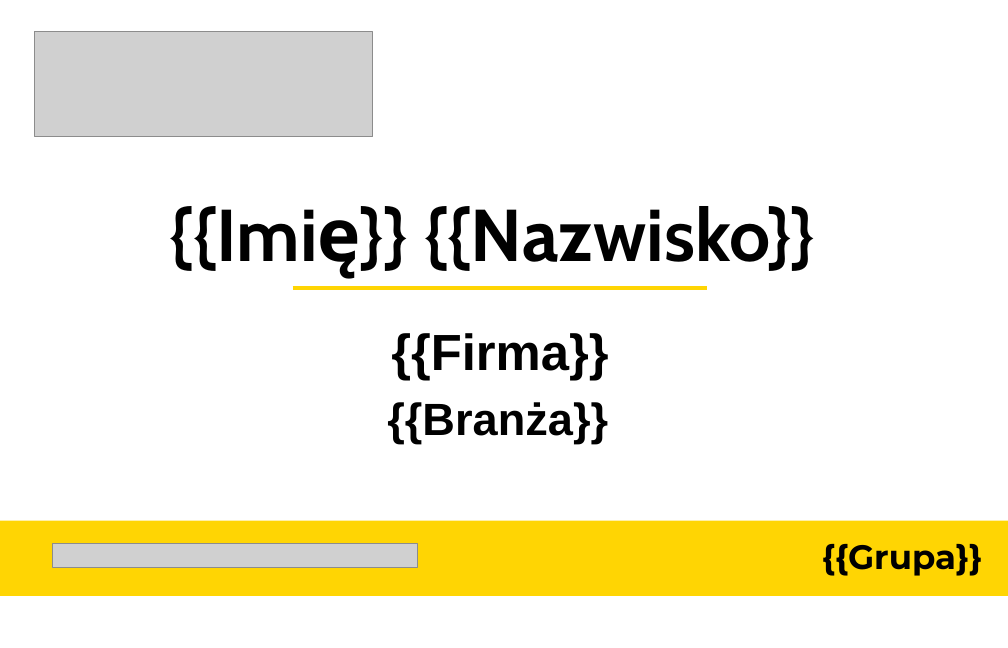
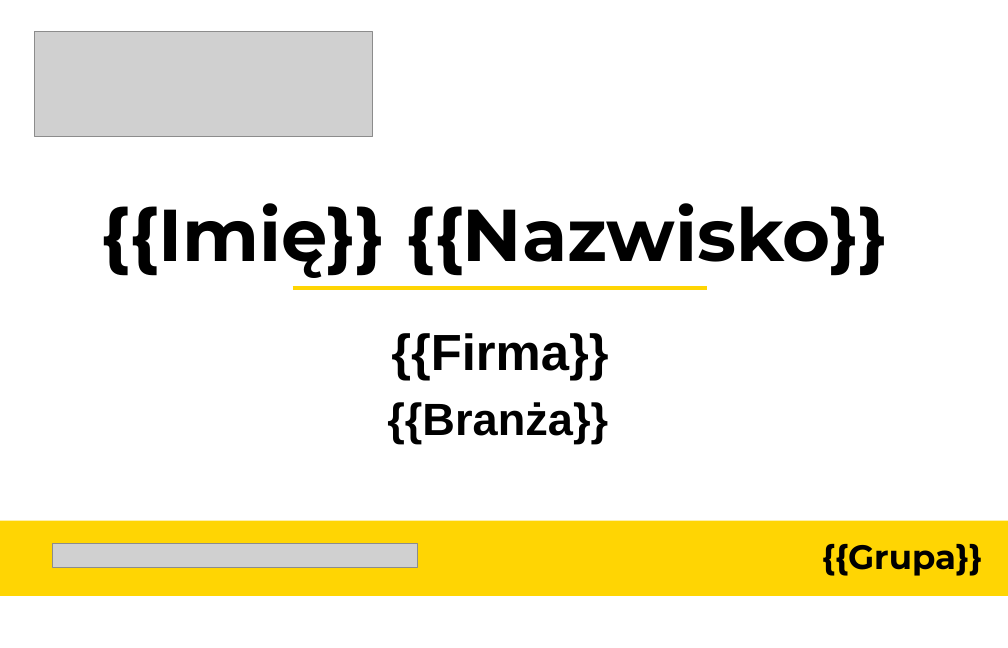
Before and after one commit to pwyczolkowski-ux/tc-event-tool, a slide deck: slide 3 of Badge CC.pptx. Drawn at 1008x648 pixels with LibreOffice and Linux fonts; fonts in the diff are those of the drawing; grey boxes stand for pictures. Boxes give left, top, right and bottom in pixels: in the first picture for what was removed or moved away, otherwise in the second. Text is boxed around its words. In the diff, an @@ line names an element or a change of style, - is before the commit and + after.

```diff
--- a/Badge CC.pptx
+++ b/Badge CC.pptx
@@ text "{{Imię}} {{Nazwisko}}" at <box>101,203,888,278</box>: font Cabin to Montserrat @@
```
Also in this commit, not shown: 1 other slide changed.
